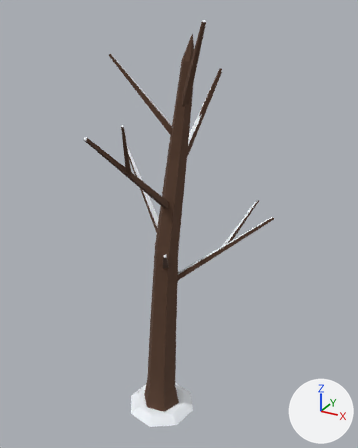
Renders of the glTF model winter-survival/assets/models/dead_tree.glb from each side of a commit.
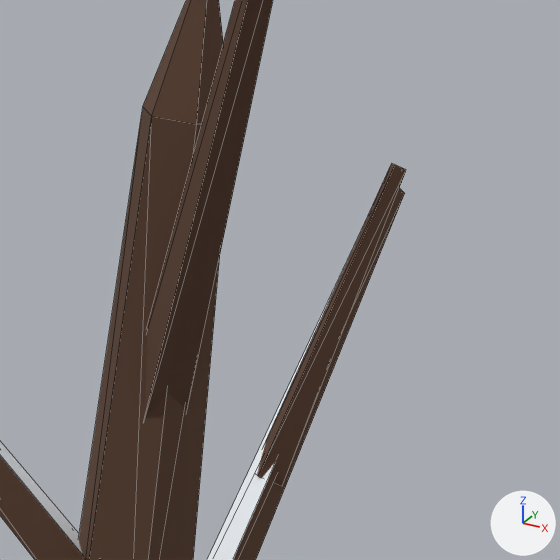
Old and new are each drawn whole from a 50 mm lens placed at (2.747, -4.498, 4.985), pointed at (0.313, -0.071, 2.771) and again close up on the part from 45% to 69% of the width and 10% to 29% of the height. The lights are fixed; the arrows at lower right show +X, +Y and +Z. The older version's two pictures come first. The close-ups show mesh edges as thin lines. Vertices at exactly the same position are counted once.

In view in the first close-up: 'Tree'.
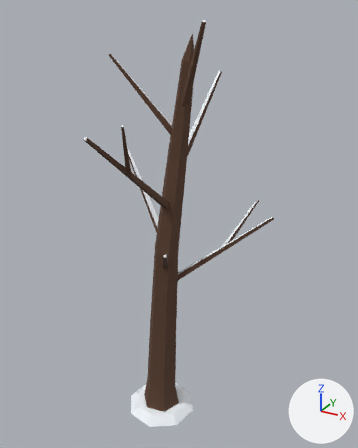
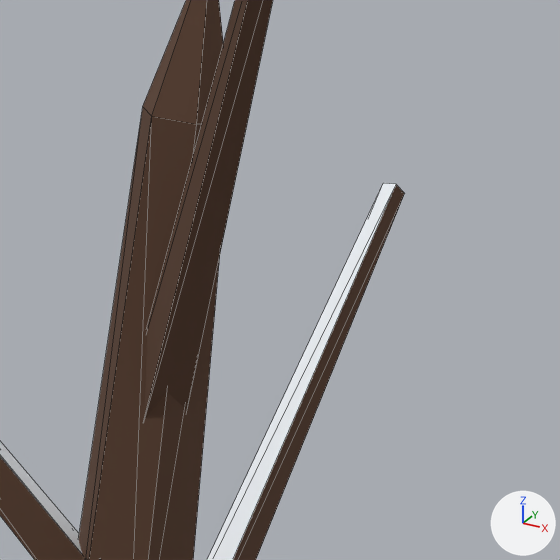
Location of each change, [x1, y1, x2, y2] in pixels of the close-ups (560 x 560 px):
'Tree', reshaped: before [0, 0, 406, 560]; after [0, 0, 405, 560]
part 1 of me_tree, deleted: before [257, 164, 406, 486]

Edits to the bpy script that builds the scene:
```text
Change me_tree:
    used by ob_tree; location = (0.0, 0.0, 0.0)
    remove me_tree.from_pydata(...)  # 133 vertices, 188 faces; spans x -0.75..1.24, y -1.27..0.72, z 0.0..4.87
    add me_tree.from_pydata(...)  # 125 vertices, 178 faces; spans x -0.75..1.24, y -1.27..0.72, z 0.0..4.87
    me_tree part 1: the loose piece of 8 vertices spanning x 0.29..0.5, y 0.38..0.56, z 3.87..4.38 is deleted
```
